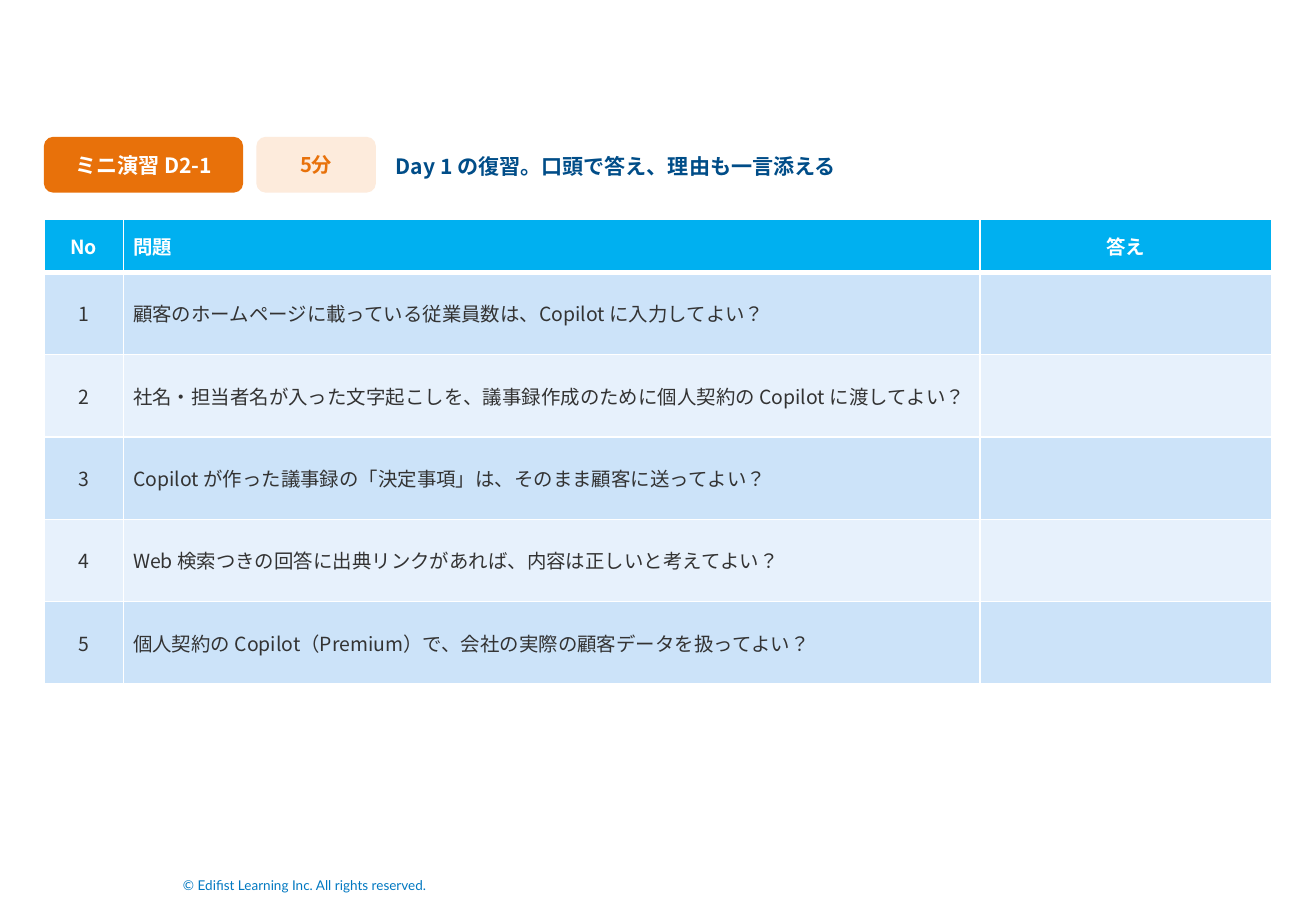
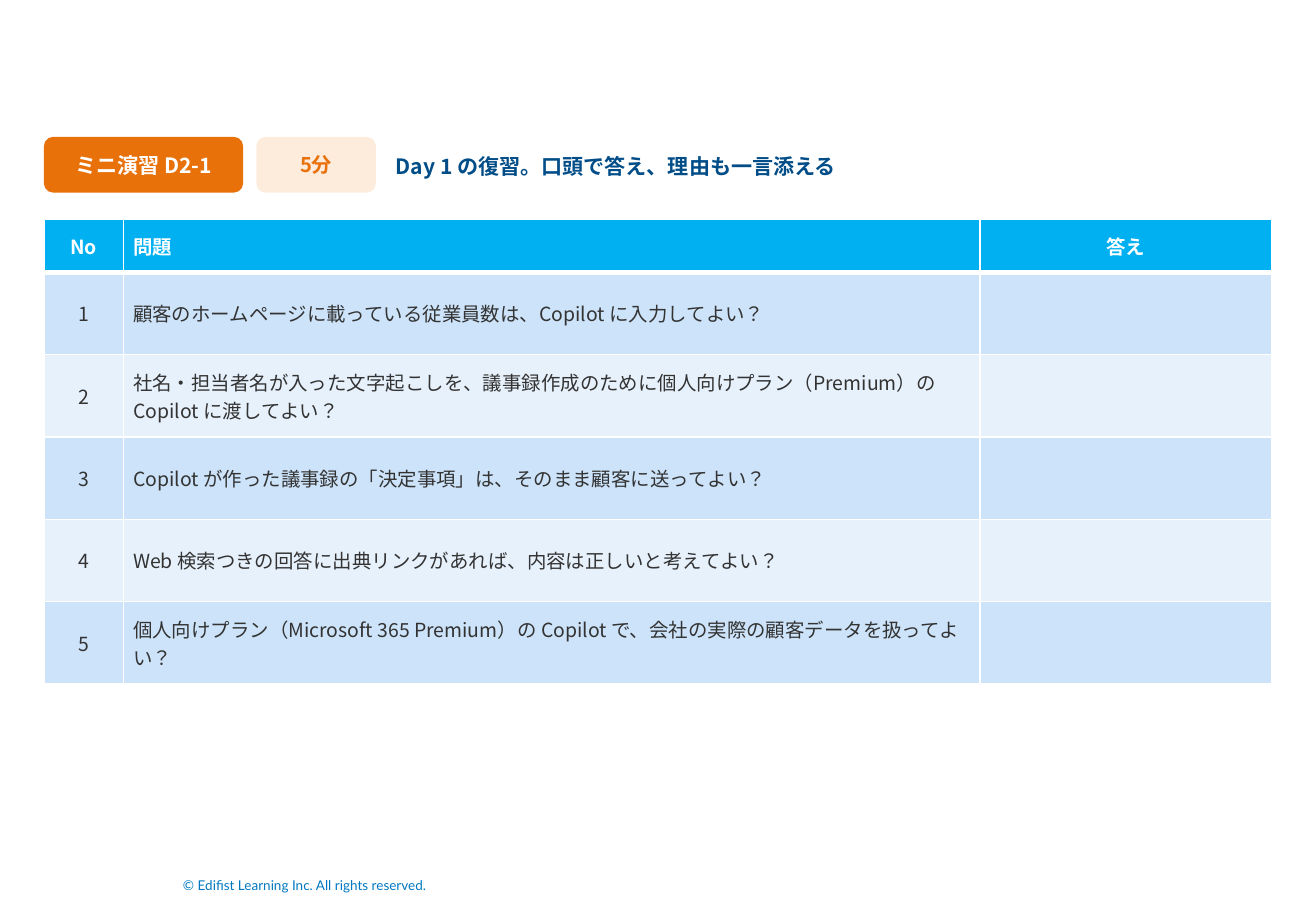
Before and after one commit to Takahashi-eiji-0708/work2026, a slide deck: slide 92 of slides/ソリューション営業のための生成AIセキュア活用実践.pptx. Drawn at 1316x911 pixels with LibreOffice and Linux fonts; fonts in the diff are those of the drawing; background and template pictures are left out. Boxes give left, top, right and bottom in pixels: in the first picture for what was removed or moved away, otherwise in the second. Text is boxed around its words. In the diff, an @@ line names an element or a change of style, - is before the commit and + after.

```diff
--- a/slides/ソリューション営業のための生成AIセキュア活用実践.pptx
+++ b/slides/ソリューション営業のための生成AIセキュア活用実践.pptx
@@ table at <box>44,219,1273,684</box> @@
-row 3, column 2: 社名・担当者名が入った文字起こしを、議事録作成のために個人契約の Copilot に渡してよい？
+row 3, column 2: 社名・担当者名が入った文字起こしを、議事録作成のために個人向けプラン（Premium）の Copilot に渡してよい？
-row 6, column 2: 個人契約の Copilot（Premium）で、会社の実際の顧客データを扱ってよい？
+row 6, column 2: 個人向けプラン（Microsoft 365 Premium）の Copilot で、会社の実際の顧客データを扱ってよい？
```
Also in this commit, not shown: 6 other slides changed, 19 other files.
